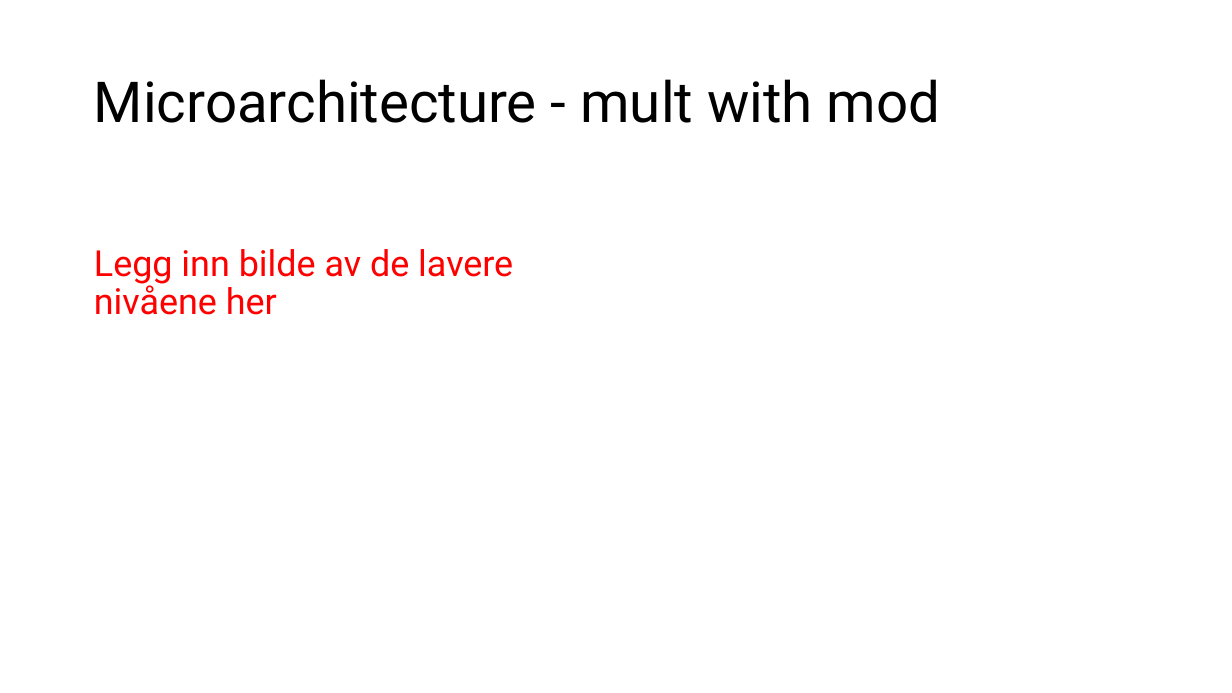
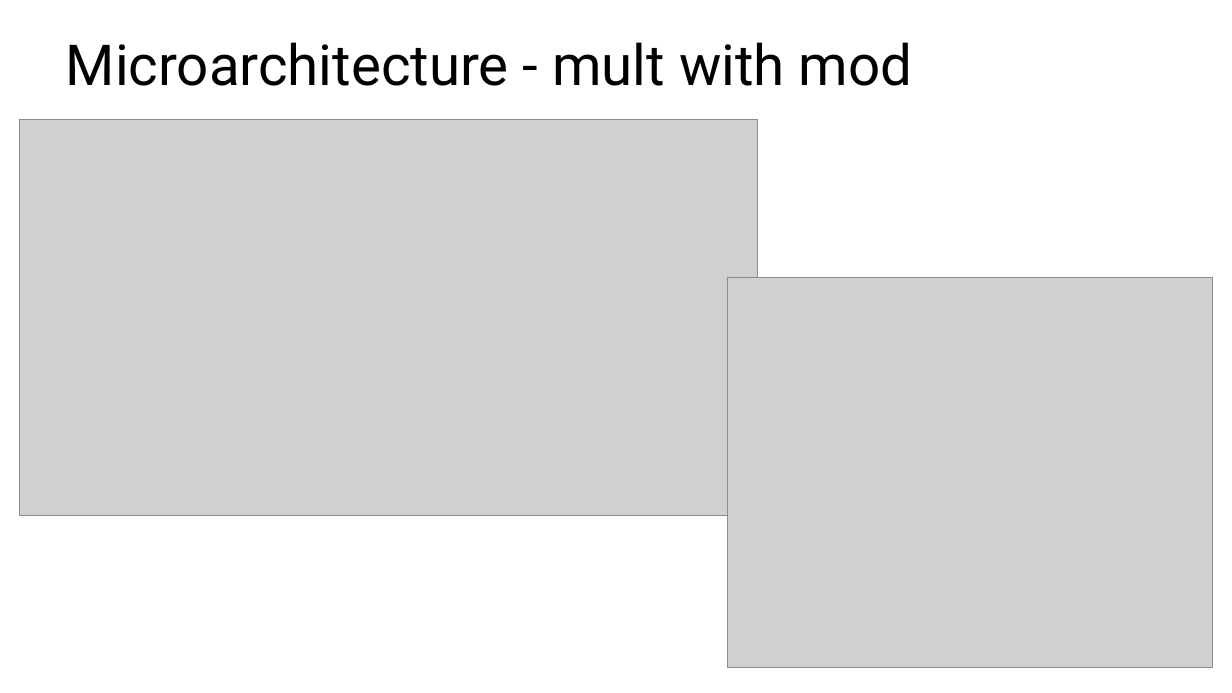
Before and after one commit to Lorangs/TFE4141_Digital_Design_1, a slide deck: slide 4 of TermProject/Microarchitecture_presentation.pptx. Drawn at 1232x693 pixels with LibreOffice and Linux fonts; fonts in the diff are those of the drawing; grey boxes stand for pictures. Boxes give left, top, right and bottom in pixels: in the first picture for what was removed or moved away, otherwise in the second. Text is boxed around its words. In the diff, an @@ line names an element or a change of style, - is before the commit and + after.

Commit message:
made png figures and added in ppt

```diff
--- a/TermProject/Microarchitecture_presentation.pptx
+++ b/TermProject/Microarchitecture_presentation.pptx
@@ title "Microarchitecture - mult with mod": place and size @@
-title "Microarchitecture - mult with mod" at bbox=[94, 79, 940, 123]
+title "Microarchitecture - mult with mod" at bbox=[66, 42, 912, 86]
@@ picture added at bbox=[19, 119, 758, 515] @@
@@ text removed at bbox=[94, 249, 513, 315] @@
-Legg inn bilde av de lavere nivåene her
@@ picture added at bbox=[727, 277, 1213, 667] @@
```
Also in this commit, not shown: 2 other slides changed, 4 other files.
